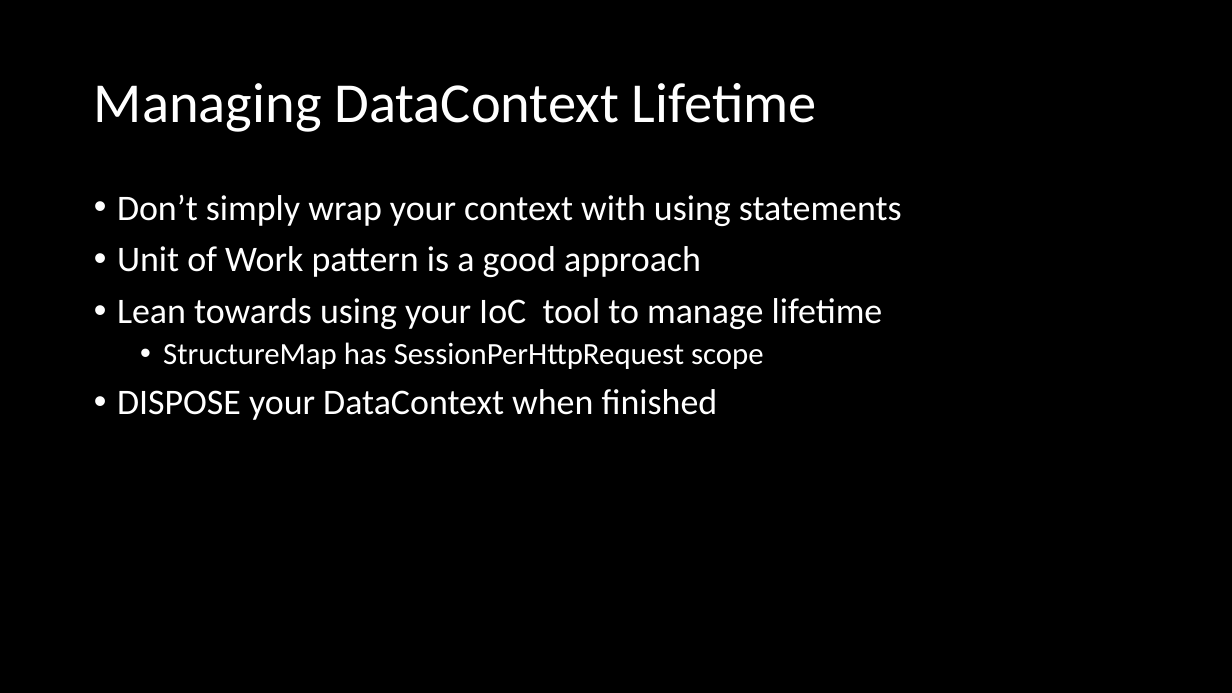
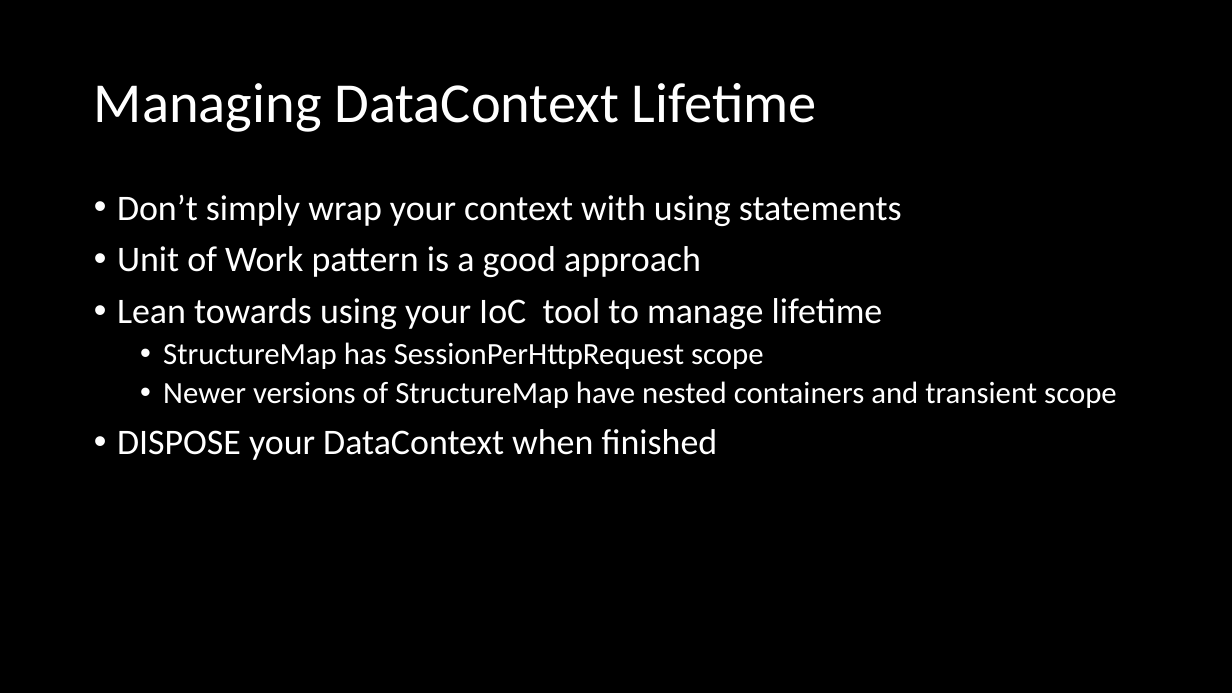
Before and after one commit to mikecole/Presentations, a slide deck: slide 8 of Entity Framework Extra Mile/IADNUG 20150306/EF Extra Mile.pptx. Drawn at 1232x693 pixels with LibreOffice and Linux fonts; fonts in the diff are those of the drawing. Boxes give left, top, right and bottom in pixels: in the first picture for what was removed or moved away, otherwise in the second. Text is boxed around its words. In the diff, an @@ line names an element or a change of style, - is before the commit and + after.

```diff
--- a/Entity Framework Extra Mile/IADNUG 20150306/EF Extra Mile.pptx
+++ b/Entity Framework Extra Mile/IADNUG 20150306/EF Extra Mile.pptx
@@ text at [163, 381, 1117, 408]: paragraph added @@
+  • Newer versions of StructureMap have nested containers and transient scope
```
Also in this commit, not shown: 1 other slide changed.
